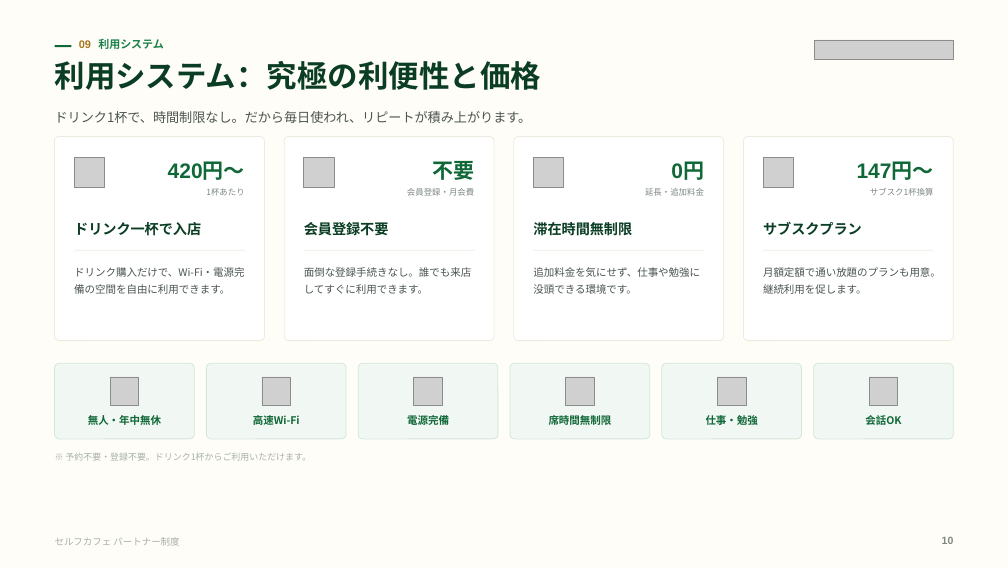
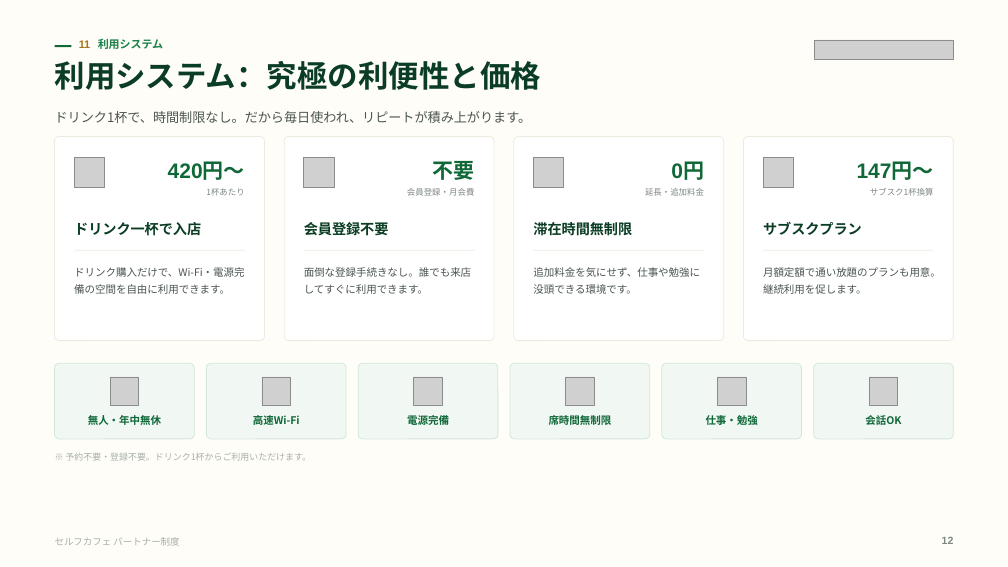
Before and after one commit to a5408071-cmd/suzuki-ceo, a slide deck: slide 12 of selfcafe-partner-deck/selfcafe-partner-deck.pptx (slide 10 before the commit). Drawn at 1008x567 pixels with LibreOffice and Linux fonts; fonts in the diff are those of the drawing; grey boxes stand for pictures. Boxes give left, top, right and bottom in pixels: in the first picture for what was removed or moved away, otherwise in the second. Text is boxed around its words. In the diff, an @@ line names an element or a change of style, - is before the commit and + after.

```diff
--- a/selfcafe-partner-deck/selfcafe-partner-deck.pptx
+++ b/selfcafe-partner-deck/selfcafe-partner-deck.pptx
@@ text at bbox=[79, 38, 163, 49]: text changed @@
-09 利用システム
+11 利用システム
```
Also in this commit, not shown: 23 other slides changed, 3 slides added, 3 other files.
